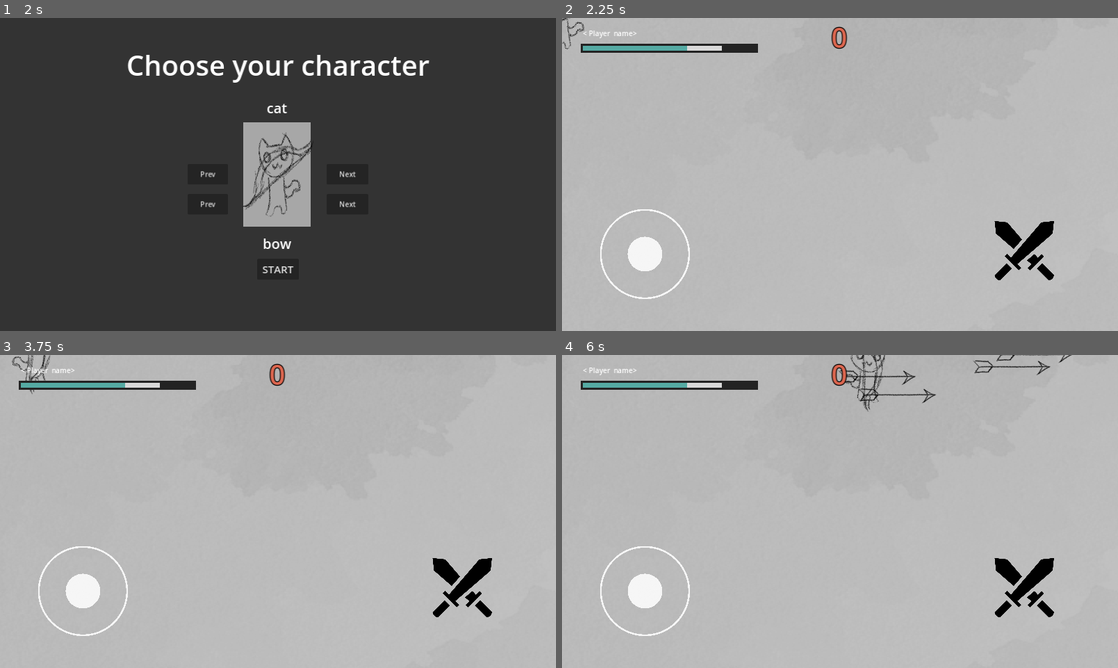
Above: before the commit, frames 1-4 (two rows, left to right).
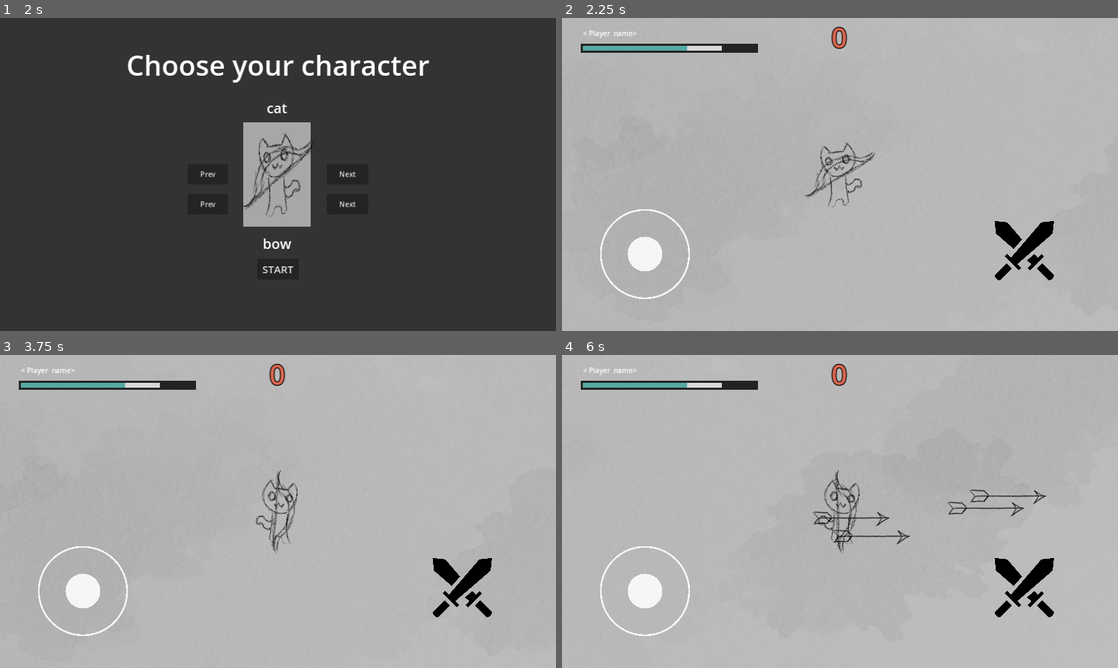
Above: after the commit, the same moments.

Repository: Vented5/DungeonHunters
Game: Godot game, scene res://title_screen/title_screen.tscn
Same seed, same stepped clock (60 frames per second), same inputs: the game is played once before the commit and once after it.
Inputs (mouse positions are in pixels of both pictures, inside the frame that each line leads up to):
- Up to frame 1 (2 s): click (250, 187) at 0.52 s; type "12" at 0.6 s; click "Start" at 1.25 s
- Up to frame 2 (2.25 s): click "START" at 2 s
- Up to frame 3 (3.75 s): click (83, 589) at 2.75 s; tap Enter at 3.5 s; move the mouse to (400, 495) at 3.52 s; hold D (move_right) from 3.53 s (still down); hold Space (attack) from 3.53 s (still down)
- Up to frame 4 (6 s): move the mouse to (728, 527) at 4.27 s; release D (move_right) at 4.28 s; release Space (attack) at 4.28 s; hold S (move_down) 4.28-5.03 s; tap Space (attack) at 4.35, 5.85 s; move the mouse to (895, 442) at 5.02 s; hold D (move_right) 5.03-5.78 s; hold Space (attack) 5.03-5.78 s; move the mouse to (812, 574) at 5.77 s; hold W (move_up) from 5.78 s (still down)

Frame 1 is identical in both runs. In frame 2, 0.6% of the frame differs, in the area x 0-57%, y 0-61%; in frame 3, 0.7%; in frame 4, 1.8%, in the area x 45-92%, y 0-64%.

Commit message:
scene(player/slime/main/camera/global): Progress save for the multiplayer, crash when client cmera connects fix in progress.

Diff:
--- a/global.gd
+++ b/global.gd
@@ -4,7 +4,7 @@
 var weapon_scene_path = "res://weapons/sword.tscn"
 
 var save_path = "user://save_game.dat"
-var player:int
+var player:int = 1
 
 var game_mode
 
--- a/main.gd
+++ b/main.gd
@@ -2,20 +2,29 @@
 
 var score: int
 @export var slime_scene: PackedScene
+var player
 
 func _ready():
 	if Global.game_mode == 1:
 		MultiplayerManager.create_server(3500, 2)
-		$Slime_timer.start()
+		MultiplayerManager.spawn_player()
+		new_game()
 	elif Global.game_mode == 2:
 		MultiplayerManager.create_client("localhost", 3500)
 	else:
 		MultiplayerManager.spawn_player()
+		new_game()
+	#print_tree()
+	print("El jugador es: ", Global.player)
+		#$HUD/HealthBar.init_health($Player.health)
 
-	#$HUD/HealthBar.init_health($Player.health)
+	player = get_node("./" + str(Global.player))
+	print("El nodo player es: ", player)
+	player.add_child(Camera2D.new())
 
 func new_game():
 	score = 0
+	$Slime_timer.start()
 
 func game_over():
 	print("Fin del juego")
--- a/main.tscn
+++ b/main.tscn
@@ -6,7 +6,6 @@
 [ext_resource type="Texture2D" uid="uid://cw543fi4x2eta" path="res://ui/battle.svg" id="7_fomfm"]
 [ext_resource type="PackedScene" uid="uid://cqy2kaeptmwos" path="res://health_bar.tscn" id="7_lace4"]
 [ext_resource type="PackedScene" uid="uid://cn0oait4m0s65" path="res://ui/joystick/joystick.tscn" id="8_e1ji3"]
-[ext_resource type="PackedScene" uid="uid://b3ngex5kxxjgm" path="res://camera_2d.tscn" id="8_f05hp"]
 
 [sub_resource type="Curve2D" id="Curve2D_p1a8s"]
 _data = {
@@ -115,9 +114,6 @@
 theme_override_font_sizes/font_size = 72
 text = "YOU DIED"
 
-[node name="Camera2D" parent="." instance=ExtResource("8_f05hp")]
-position = Vector2(640, 360)
-
 [node name="MultiplayerSpawner" type="MultiplayerSpawner" parent="."]
 _spawnable_scenes = PackedStringArray("res://player/player.tscn", "res://slime/slime.tscn")
 spawn_path = NodePath("..")
--- a/multiplayer_manager.gd
+++ b/multiplayer_manager.gd
@@ -1,24 +1,29 @@
 extends Node
 
 var peer: ENetMultiplayerPeer = ENetMultiplayerPeer.new()
+var player_scene = load("res://player/player.tscn")
 
 func create_server(port:int, max_players: int):
 	peer.create_server(port, max_players)
 	multiplayer.multiplayer_peer = peer
 
 	multiplayer.peer_connected.connect(spawn_player)
-	spawn_player()
 
 func create_client(ip: String, port: int):
 	peer.create_client(ip, port)
 	multiplayer.multiplayer_peer = peer
+	print("Cliente conectado a: ", multiplayer.multiplayer_peer)
+	#print("----------  Arbol del cliente -----------")
+	#get_parent().print_tree_pretty()
 
-var player_scene = load("res://player/player.tscn")
-
-@rpc("any_peer", "call_local")
 func spawn_player(id: int = 1) -> void:
 	var player_instance = player_scene.instantiate()
 	player_instance.name = str(id)
 	#call_deferred("add_child", player_instance, true)
 	var scene = get_tree().current_scene
 	scene.add_child(player_instance, true)
+
+	print("----------  Arbol actualizado -----------")
+	print("Game mode: ", Global.game_mode)
+	get_parent().print_tree_pretty()
+	#player_instance.add_child(Camera2D.new())
--- a/player/player.gd
+++ b/player/player.gd
@@ -9,13 +9,13 @@
 
 func _enter_tree() -> void:
 	set_multiplayer_authority(name.to_int())
-	print("Multiplayer authority ", name)
+	print("New player added: ", name)
 
 func _ready():
 	#weapon = weapon_scene.instantiate()
 	joystick = $"../HUD/Joystick"
 
-	print(Global.weapon_scene_path)
+	#print(Global.weapon_scene_path)
 	$Sprite2D.texture = load(Global.character_texture_path)
 	var weapon_scene: PackedScene = load(Global.weapon_scene_path)
 	var weapon = weapon_scene.instantiate()
--- a/slime/slime.gd
+++ b/slime/slime.gd
@@ -6,6 +6,7 @@
 var speed = 100
 var direction
 @onready var healthbar = $HealthBar
+@onready var player = get_parent().get_node("Player")
 
 func _ready():
 	health = 2
@@ -13,10 +14,15 @@
 	$AnimatedSprite2D.play("move")
 	direction = randf()
 
+
 func _process(delta):
-	var player = get_parent().get_node("Player")
+	rpc("move")
 	if player:
 		direction = get_angle_to(player.position)
+
+@rpc
+func move():
+
 
 	velocity = Vector2(speed, 0.0).rotated(direction)
 	move_and_slide()
--- a/slime/slime.tscn
+++ b/slime/slime.tscn
@@ -53,6 +53,11 @@
 [sub_resource type="RectangleShape2D" id="RectangleShape2D_xiy3v"]
 size = Vector2(13.8318, 14.7751)
 
+[sub_resource type="SceneReplicationConfig" id="SceneReplicationConfig_61y85"]
+properties/0/path = NodePath(".:position")
+properties/0/spawn = true
+properties/0/replication_mode = 1
+
 [node name="Slime" type="CharacterBody2D"]
 collision_layer = 2
 collision_mask = 2
@@ -91,5 +96,8 @@
 shape = SubResource("RectangleShape2D_xiy3v")
 debug_color = Color(0.983669, 0, 0.350869, 0.42)
 
+[node name="MultiplayerSynchronizer" type="MultiplayerSynchronizer" parent="."]
+replication_config = SubResource("SceneReplicationConfig_61y85")
+
 [connection signal="area_entered" from="Area2D" to="." method="_on_area_2d_area_entered"]
 [connection signal="body_entered" from="Area2D" to="." method="_on_area_2d_body_entered"]
Not shown: 1 places in camera_2d.tscn that only renumber resources
Not shown: 1 places in main.tscn that only renumber resources
Not shown: 1 places in slime/slime.tscn that only renumber resources
